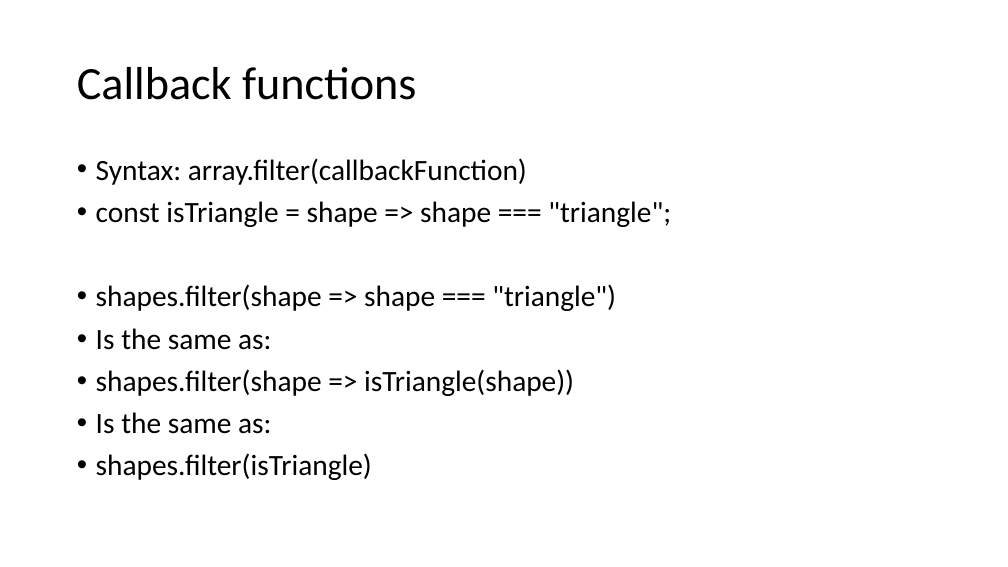
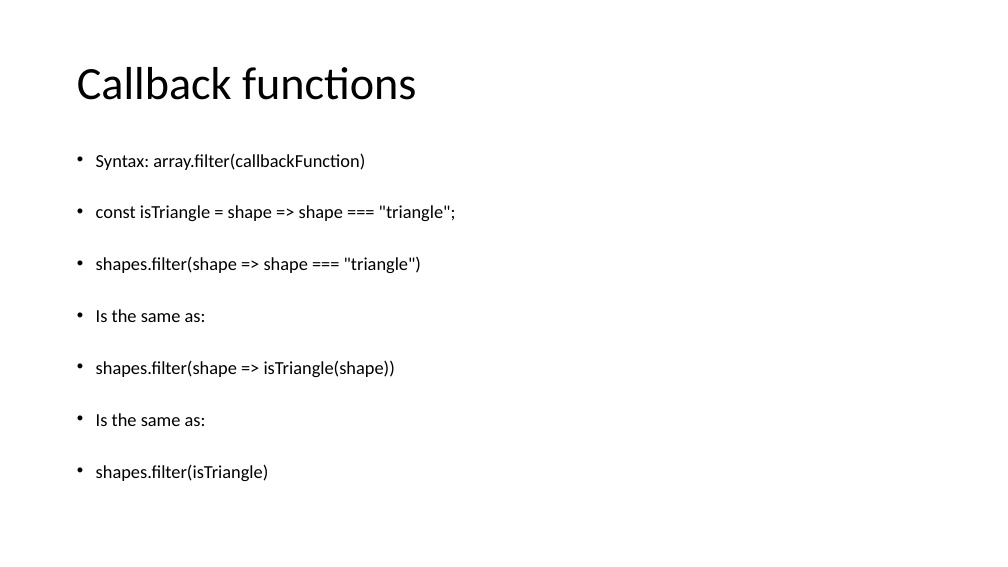
Before and after one commit to morotsman/lecture_functional_programming, a slide deck: slide 18 of lodash/List.pptx (slide 13 before the commit). Drawn at 1008x567 pixels with LibreOffice and Linux fonts; fonts in the diff are those of the drawing. Boxes give left, top, right and bottom in pixels: in the first picture for what was removed or moved away, otherwise in the second. Text is boxed around its words. In the diff, an @@ line names an element or a change of style, - is before the commit and + after.

```diff
--- a/lodash/List.pptx
+++ b/lodash/List.pptx
@@ text "Syntax: array.filter(callbackFunction)" at bbox=[96, 153, 456, 481]: size 28 to 17.5 pt; line spacing 0.9 to 0.7 @@
```
Also in this commit, not shown: 1 other slide changed, 5 slides added, 2 other files.
